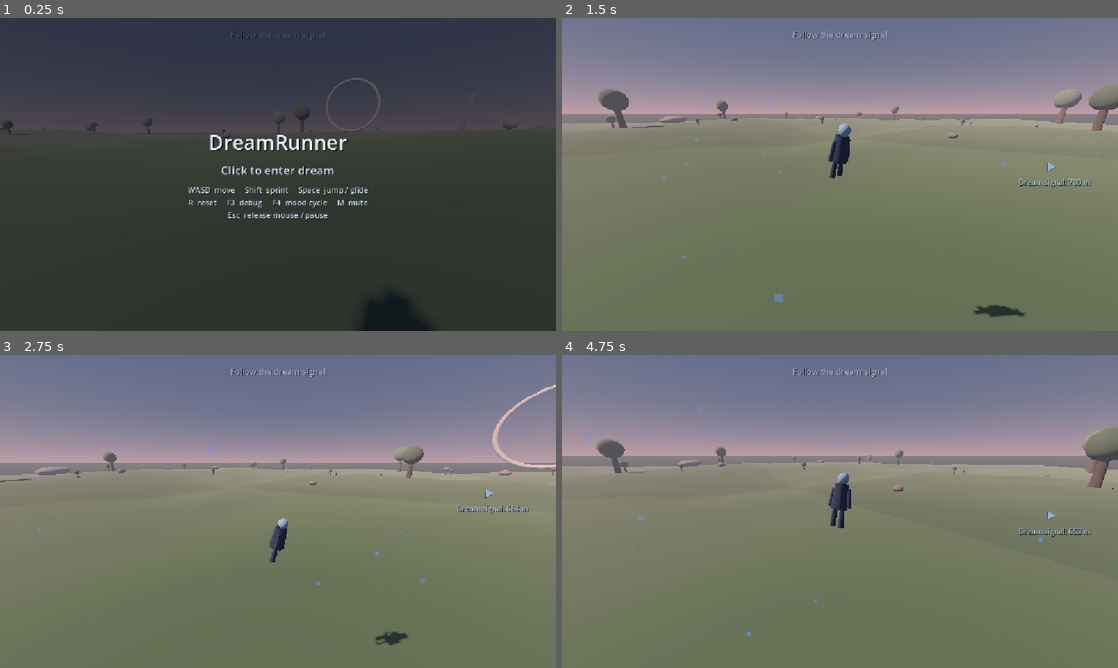
Above: before the commit, frames 1-4 (two rows, left to right).
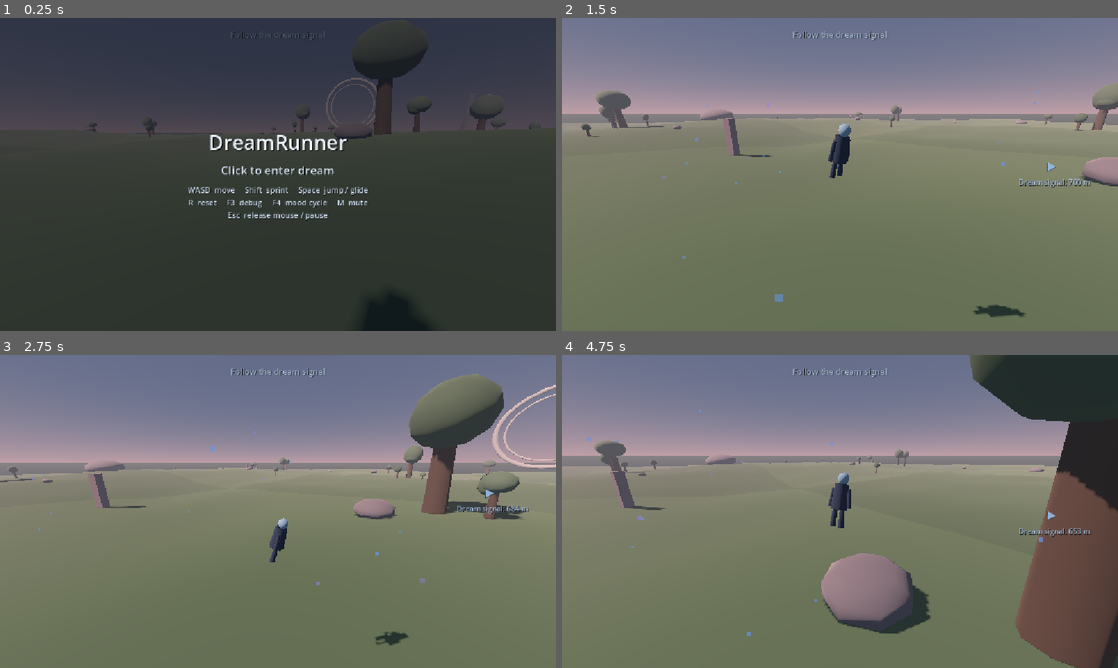
Above: after the commit, the same moments.

Repository: nimanimanima-rgb/DreamRunner
Game: Godot game, scene res://scenes/Game.tscn
Same seed, same stepped clock (60 frames per second), same inputs: the game is played once before the commit and once after it.
Inputs (mouse positions are in pixels of both pictures, inside the frame that each line leads up to):
- Up to frame 1 (0.25 s): no input
- Up to frame 2 (1.5 s): tap Enter at 0.5 s; move the mouse to (962, 158) at 0.52 s; hold D (move_right) 0.53-1.28 s; hold Shift (sprint) 0.53-1.28 s; click (962, 158) at 0.67 s; tap Space (jump) at 0.77 s; move the mouse to (812, 174) at 1.27 s; hold W (move_forward) from 1.28 s (still down); tap M at 1.35 s
- Up to frame 3 (2.75 s): keep holding W (move_forward); tap Space (jump) at 1.52 s; move the mouse to (289, 505) at 2.02 s; hold Shift (sprint) from 2.03 s (still down)
- Up to frame 4 (4.75 s): keep holding W (move_forward); move the mouse to (834, 517) at 2.77 s; release Shift (sprint) at 2.78 s; tap M at 2.85, 4.35 s; click (834, 517) at 2.92 s; tap Space (jump) at 3.02, 3.77, 4.52 s; move the mouse to (878, 514) at 3.52 s; hold Shift (sprint) 3.53-4.28 s; move the mouse to (795, 508) at 4.27 s

The runs differ from the first frame. In frame 1, 2.0% of the frame differs, in the area x 0-96%, y 8-39%; in frame 2, 1.5%; in frame 3, 5.8%; in frame 4, 20%, in the area x 5-100%, y 0-100%.

Commit message:
Improve environment asset silhouettes

Diff:
--- a/scripts/terrain_chunk_manager.gd
+++ b/scripts/terrain_chunk_manager.gd
@@ -93,6 +93,7 @@
 var giant_pillar_mesh: BoxMesh
 var giant_monolith_mesh: BoxMesh
 var giant_ring_mesh: TorusMesh
+var giant_inner_ring_mesh: TorusMesh
 var trunk_shape: CylinderShape3D
 var rock_shape: BoxShape3D
 var landmark_shape: BoxShape3D
@@ -224,6 +225,12 @@
 	giant_ring_mesh.rings = 48
 	giant_ring_mesh.ring_segments = 10
 
+	giant_inner_ring_mesh = TorusMesh.new()
+	giant_inner_ring_mesh.inner_radius = 45.0
+	giant_inner_ring_mesh.outer_radius = 48.0
+	giant_inner_ring_mesh.rings = 40
+	giant_inner_ring_mesh.ring_segments = 8
+
 	trunk_shape = CylinderShape3D.new()
 	trunk_shape.radius = 0.4
 	trunk_shape.height = 3.2
@@ -756,6 +763,18 @@
 		Vector3(0.65, 0.72, 0.65),
 		random
 	))
+	giant_tree.add_child(create_giant_canopy(
+		"HighCrown",
+		Vector3(3.0, 82.0, -2.0),
+		Vector3(0.52, 0.64, 0.48),
+		random
+	))
+	giant_tree.add_child(create_giant_canopy(
+		"LowerCrown",
+		Vector3(-5.0, 58.0, 6.0),
+		Vector3(0.58, 0.42, 0.68),
+		random
+	))
 	chunk.add_child(giant_tree)
 	if add_collision:
 		animated_foliage.append({
@@ -790,7 +809,12 @@
 	canopy.name = canopy_name
 	canopy.position = canopy_position
 	canopy.rotation.y = random.randf_range(-PI, PI)
-	canopy.scale = canopy_scale
+	canopy.rotation.z = random.randf_range(-0.08, 0.08)
+	canopy.scale = canopy_scale * Vector3(
+		random.randf_range(0.88, 1.14),
+		random.randf_range(0.9, 1.12),
+		random.randf_range(0.86, 1.16)
+	)
 	canopy.mesh = giant_canopy_mesh
 	canopy.material_override = foliage_materials[
 		random.randi_range(0, foliage_materials.size() - 1)
@@ -816,6 +840,17 @@
 	pillar.scale = Vector3(width_scale, height_scale, depth_scale)
 	pillar.mesh = giant_pillar_mesh
 	pillar.material_override = pale_stone_material
+	var pillar_crown := MeshInstance3D.new()
+	pillar_crown.name = "WeatheredCrown"
+	pillar_crown.position = Vector3(
+		random.randf_range(-0.8, 0.8),
+		44.0,
+		random.randf_range(-0.5, 0.5)
+	)
+	pillar_crown.scale = Vector3(1.16, 0.13, 0.92)
+	pillar_crown.mesh = giant_pillar_mesh
+	pillar_crown.material_override = pale_stone_material
+	pillar.add_child(pillar_crown)
 	chunk.add_child(pillar)
 
 	if add_collision:
@@ -850,6 +885,18 @@
 	monolith.scale = Vector3(width_scale, height_scale, depth_scale)
 	monolith.mesh = giant_monolith_mesh
 	monolith.material_override = dark_stone_material
+	var broken_crown := MeshInstance3D.new()
+	broken_crown.name = "BrokenCrown"
+	broken_crown.position = Vector3(
+		random.randf_range(-1.2, 1.2),
+		36.0,
+		random.randf_range(-0.35, 0.35)
+	)
+	broken_crown.rotation.y = random.randf_range(-0.05, 0.05)
+	broken_crown.scale = Vector3(0.76, 0.18, 1.01)
+	broken_crown.mesh = giant_monolith_mesh
+	broken_crown.material_override = rock_material
+	monolith.add_child(broken_crown)
 	chunk.add_child(monolith)
 
 	if add_collision:
@@ -884,6 +931,12 @@
 	ring.rotation = Vector3(PI * 0.5, facing_yaw, 0.0)
 	ring.mesh = giant_ring_mesh
 	ring.material_override = faded_ring_material
+	var inner_ring := MeshInstance3D.new()
+	inner_ring.name = "InnerEcho"
+	inner_ring.position.z = 0.35
+	inner_ring.mesh = giant_inner_ring_mesh
+	inner_ring.material_override = faded_ring_material
+	ring.add_child(inner_ring)
 	chunk.add_child(ring)
 
 
@@ -904,16 +957,54 @@
 	var trunk := MeshInstance3D.new()
 	trunk.name = "Trunk"
 	trunk.position = Vector3(0.0, 1.75, 0.0)
+	trunk.rotation = Vector3(
+		random.randf_range(-0.045, 0.045),
+		0.0,
+		random.randf_range(-0.055, 0.055)
+	)
+	trunk.scale = Vector3(
+		random.randf_range(0.82, 1.18),
+		random.randf_range(0.94, 1.12),
+		random.randf_range(0.82, 1.18)
+	)
 	trunk.mesh = trunk_mesh
 	trunk.material_override = trunk_material
 	tree.add_child(trunk)
 
 	var foliage := MeshInstance3D.new()
 	foliage.name = "Foliage"
-	foliage.position = Vector3(0.0, 4.1, 0.0)
+	foliage.position = Vector3(
+		random.randf_range(-0.22, 0.22),
+		random.randf_range(3.95, 4.3),
+		random.randf_range(-0.2, 0.2)
+	)
+	foliage.rotation.y = random.randf_range(-PI, PI)
+	foliage.scale = Vector3(
+		random.randf_range(0.82, 1.18),
+		random.randf_range(0.78, 1.08),
+		random.randf_range(0.84, 1.2)
+	)
 	foliage.mesh = foliage_mesh
 	foliage.material_override = foliage_materials[random.randi_range(0, foliage_materials.size() - 1)]
 	tree.add_child(foliage)
+	var side_foliage := MeshInstance3D.new()
+	side_foliage.name = "SideFoliage"
+	side_foliage.position = Vector3(
+		random.randf_range(-0.65, 0.65),
+		random.randf_range(3.55, 4.05),
+		random.randf_range(-0.5, 0.5)
+	)
+	side_foliage.rotation.y = random.randf_range(-PI, PI)
+	side_foliage.scale = Vector3(
+		random.randf_range(0.48, 0.7),
+		random.randf_range(0.42, 0.66),
+		random.randf_range(0.5, 0.74)
+	)
+	side_foliage.mesh = foliage_mesh
+	side_foliage.material_override = foliage_materials[
+		random.randi_range(0, foliage_materials.size() - 1)
+	]
+	tree.add_child(side_foliage)
 	chunk.add_child(tree)
 	animated_foliage.append({
 		"node": foliage,
@@ -973,12 +1064,34 @@
 		rock_size * random.randf_range(horizontal_min * 0.9, horizontal_max * 0.92)
 	)
 	rock.name = "Rock_%d" % index
-	rock.position = base_position + Vector3(0.0, 0.52 * rock_scale.y, 0.0)
+	rock.position = base_position + Vector3(0.0, 0.42 * rock_scale.y, 0.0)
+	rock.rotation.x = random.randf_range(-0.1, 0.1)
 	rock.rotation.y = random.randf_range(-PI, PI)
 	rock.rotation.z = random.randf_range(-0.12, 0.12)
 	rock.scale = rock_scale
 	rock.mesh = rock_mesh
 	rock.material_override = rock_materials[random.randi_range(0, rock_materials.size() - 1)]
+	if is_large_boulder:
+		var shoulder := MeshInstance3D.new()
+		shoulder.name = "EmbeddedShoulder"
+		shoulder.position = Vector3(
+			random.randf_range(-0.18, 0.18),
+			random.randf_range(0.05, 0.18),
+			random.randf_range(-0.15, 0.15)
+		)
+		shoulder.rotation = Vector3(
+			random.randf_range(-0.3, 0.3),
+			random.randf_range(-PI, PI),
+			random.randf_range(-0.25, 0.25)
+		)
+		shoulder.scale = Vector3(
+			random.randf_range(0.38, 0.55),
+			random.randf_range(0.32, 0.52),
+			random.randf_range(0.4, 0.58)
+		)
+		shoulder.mesh = rock_mesh
+		shoulder.material_override = rock.material_override
+		rock.add_child(shoulder)
 	chunk.add_child(rock)
 
 	var collision := CollisionShape3D.new()
